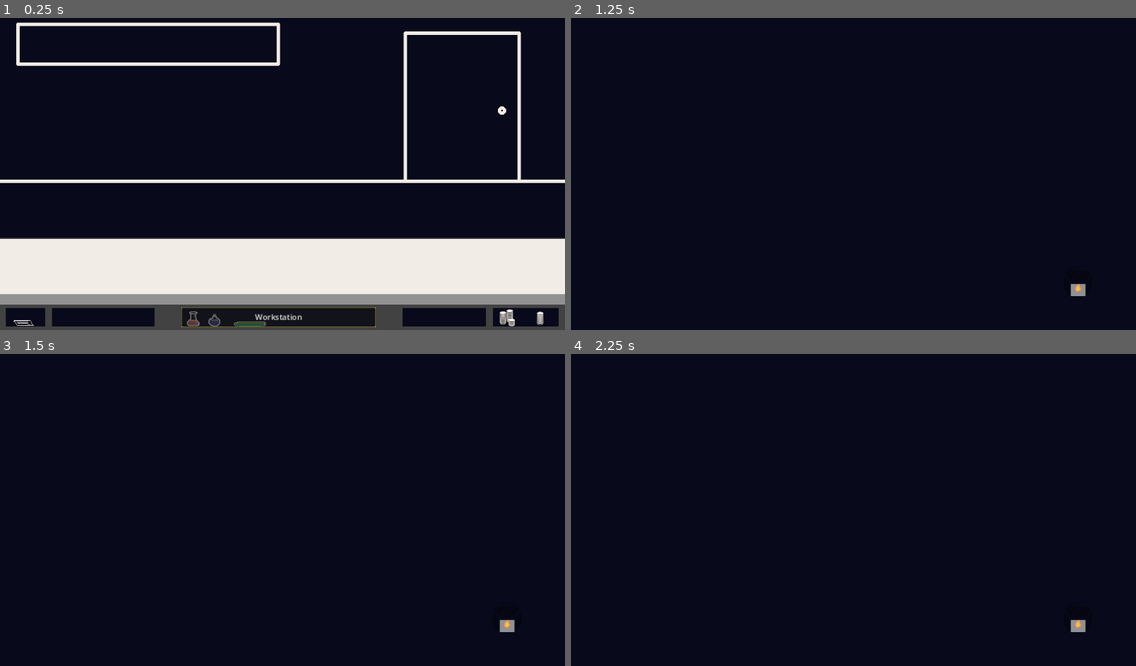
Above: before the commit, frames 1-4 (two rows, left to right).
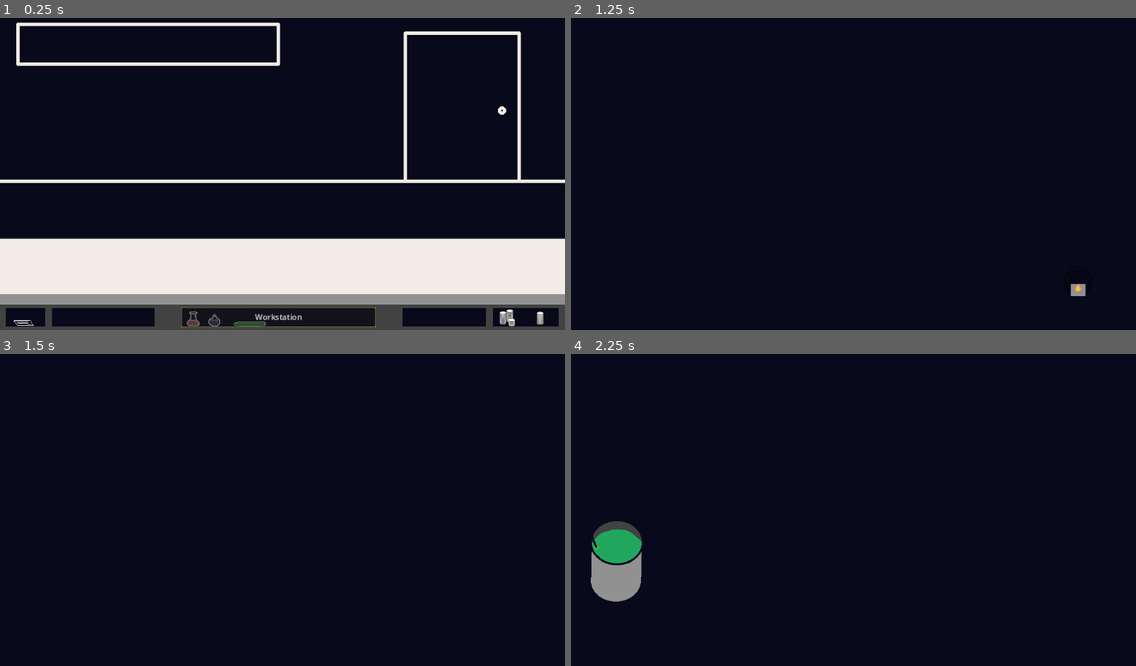
Above: after the commit, the same moments.

Repository: slowstate/blackout-brewery
Game: Godot game, scene res://scenes/main.tscn
The game is run twice, just before and just after one commit, with the same random seed, the same clock (stepped at 60 frames per second) and the same inputs.
Inputs (mouse positions are in pixels of both pictures, inside the frame that each line leads up to):
- Up to frame 1 (0.25 s): no input
- Up to frame 2 (1.25 s): click "Workstation" at 0.5 s
- Up to frame 3 (1.5 s): tap Enter at 1.25 s; drag from (50, 410) to (271, 497) at 1.27 s
- Up to frame 4 (2.25 s): tap Space at 2 s; drag from (616, 559) to (842, 497) at 2.02 s

Frames 1-2 are identical in both runs. In frame 3, 0.1% of the frame differs, in the area x 88-92%, y 85-90%; in frame 4, 2.1%, in the area x 3-92%, y 53-90%.

Commit message:
Merge project.godot changes

Diff:
--- a/project.godot
+++ b/project.godot
@@ -24,10 +24,14 @@
 window/stretch/mode="canvas_items"
 window/main_scene="res://scenes/main.tscn"
 
+[dotnet]
+
+project/assembly_name="Pirate-software-game-jam-15-test"
+
 [input]
 
-player_select={
+Mouse_Button={
 "deadzone": 0.5,
-"events": [Object(InputEventMouseButton,"resource_local_to_s …(136 unchanged characters)… alse,"button_mask":1,"position":Vector2(278, 13),"global_position":Vector2(282, 54),"factor":1.0,"button_index":1,"canceled":false,"pressed":true,"double_click":false,"script":null)
+"events": [Object(InputEventMouseButton,"resource_local_to_s …(136 unchanged characters)… alse,"button_mask":1,"position":Vector2(127, 19),"global_position":Vector2(131, 60),"factor":1.0,"button_index":1,"canceled":false,"pressed":true,"double_click":false,"script":null)
 ]
 }
